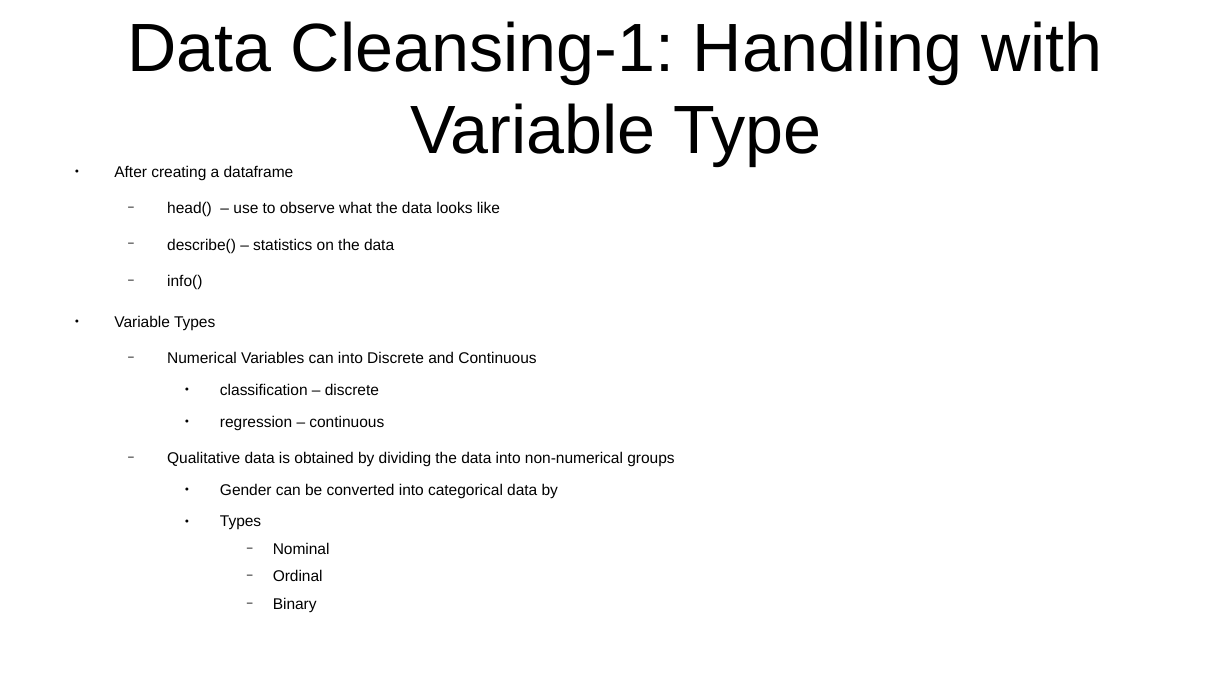
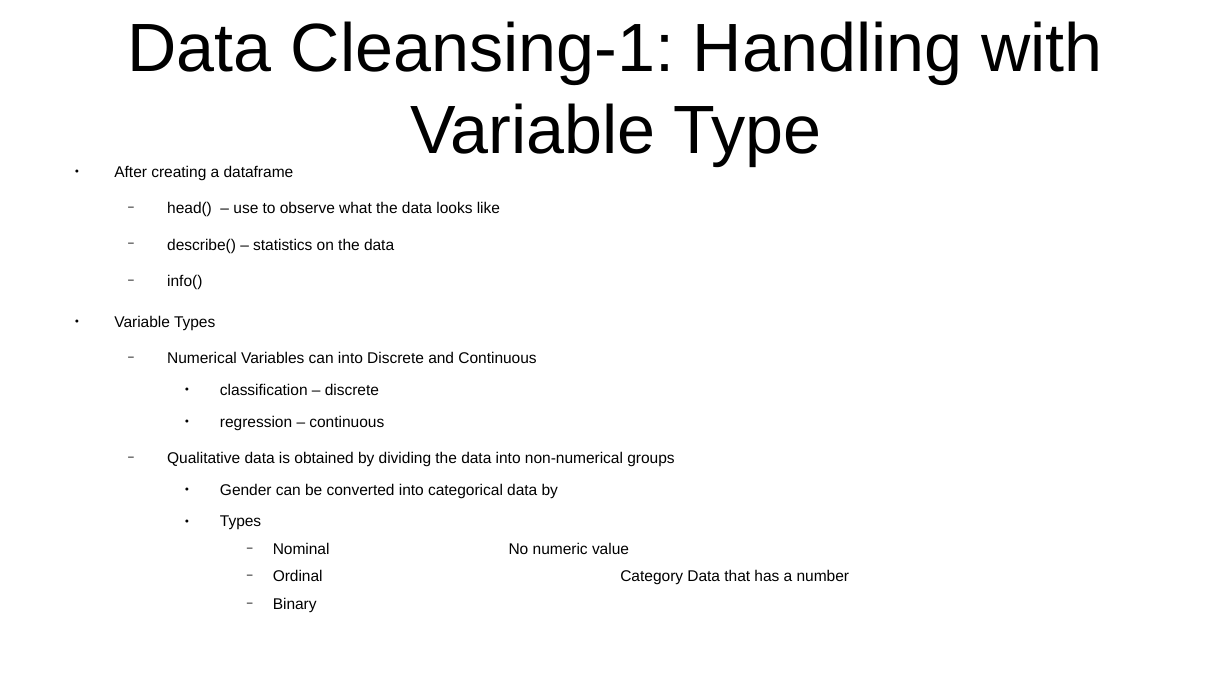
Before and after one commit to CharlesStockman/dataScience, a slide deck: slide 4 of magnimindAcademy/data_exploration/DataExploration.odp. Drawn at 1232x693 pixels with LibreOffice and Linux fonts; fonts in the diff are those of the drawing. Boxes give left, top, right and bottom in pixels: in the first picture for what was removed or moved away, otherwise in the second. Text is boxed around its words. In the diff, an @@ line names an element or a change of style, - is before the commit and + after.

```diff
--- a/magnimindAcademy/data_exploration/DataExploration.odp
+++ b/magnimindAcademy/data_exploration/DataExploration.odp
@@ text at (273,542,849,585): text changed @@
-      − Nominal
-      − Ordinal
+      − Nominal No numeric value
+      − Ordinal Category Data that has a number
```
Also in this commit, not shown: 5 other slides changed, 5 other files.
